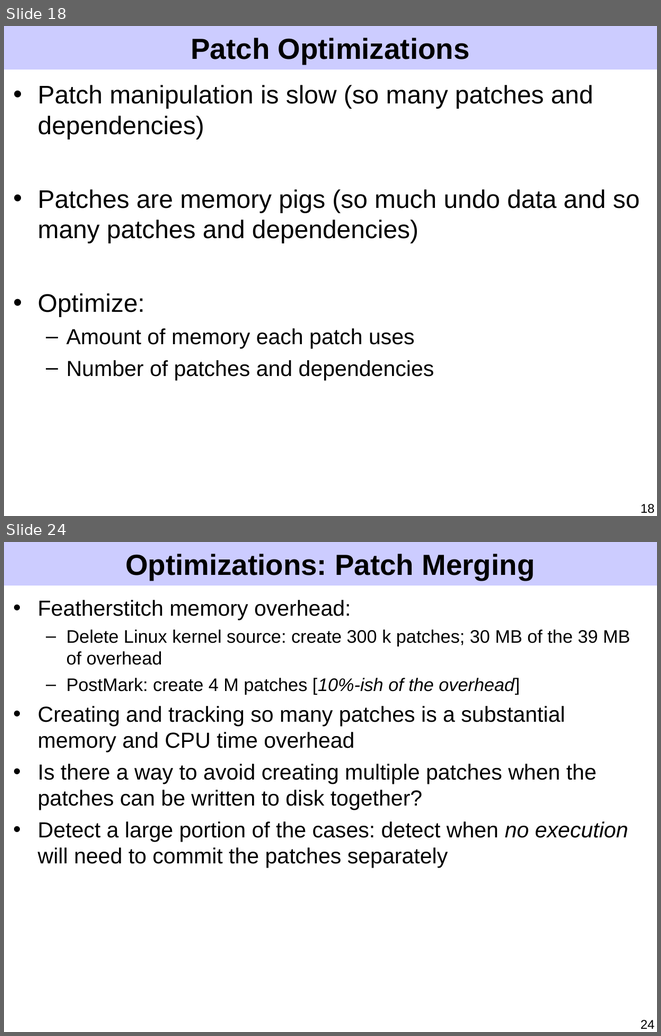
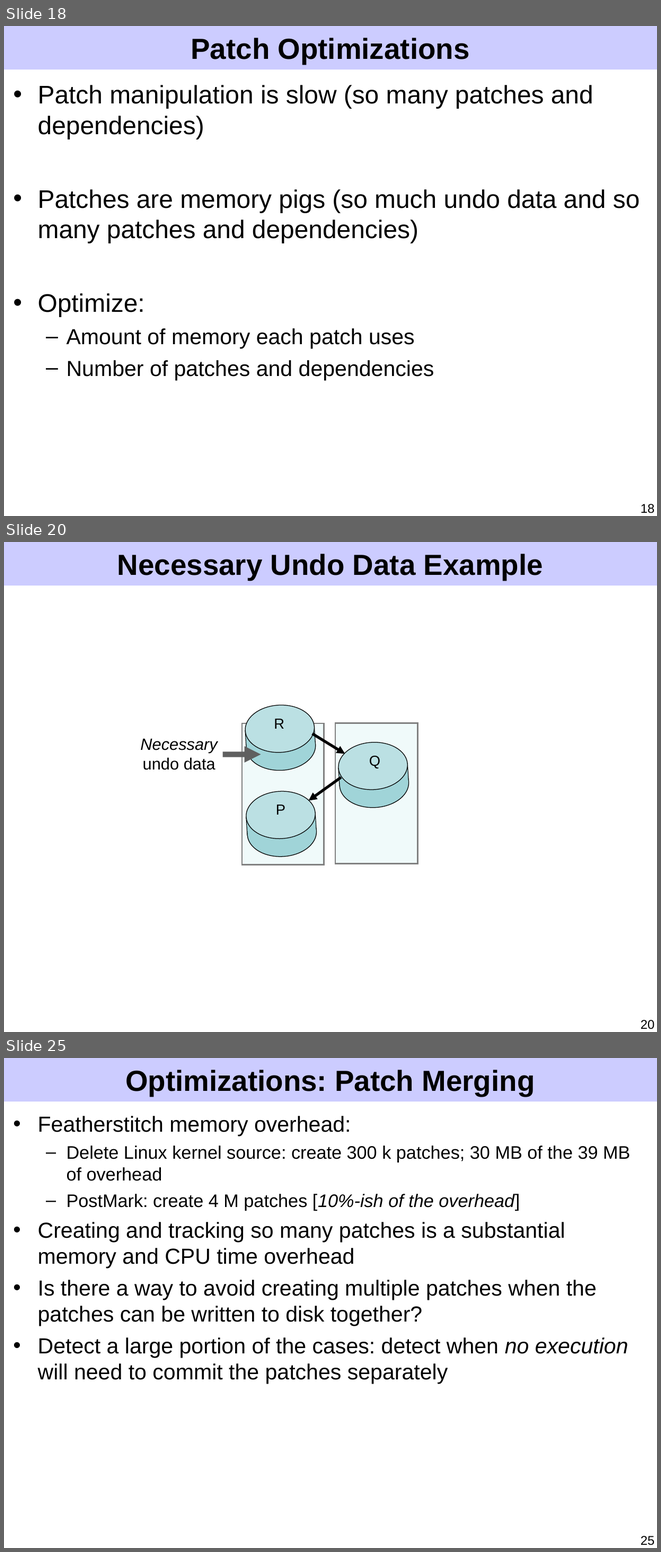
Before and after one commit to ucla-readable/fstitch-doc, a slide deck: sosp/pres.ppt. Shown one above the other, each under a label of ours: slides 18 and 24 before the commit, slides 18, 20 and 25 after it; the slides between them are not shown. The pictures are 661x1036 and 661x1552 pixels, drawn with LibreOffice and Linux fonts; fonts in the diff are those of the drawing. Boxes give left, top, right and bottom in pixels: in the first picture for what was removed or moved away, otherwise in the second. Text is boxed around its words. In the diff, an @@ line names an element or a change of style, - is before the commit and + after.

```diff
--- a/sosp/pres.ppt
+++ b/sosp/pres.ppt
@@ slide 20 added at box(4, 542, 657, 1032), background #FFFFFF; not listed: 1 template element that a slide beside it also shows @@
@@ title added at box(117, 554, 543, 580), 32 pt, text #000000, bold @@
+Necessary Undo Data Example
@@ group added at box(244, 704, 317, 771): 2 rectangles, 2 ellipses @@
@@ rectangle added at box(241, 723, 324, 865), fill #F0FAFA, outline #808080 1.5 pt @@
@@ text added at box(274, 718, 284, 729), 16 pt, text #000000 @@
+R
@@ rectangle added at box(335, 723, 417, 864), fill #F0FAFA, outline #808080 1.5 pt @@
@@ text added at box(140, 738, 217, 770), 18 pt, text #000000, italic @@
+Necessary
+undo data
@@ arrow added from (312, 733) to (345, 753), #000000 3 pt @@
@@ group added at box(337, 741, 410, 809): 2 rectangles, 2 ellipses @@
@@ arrow added from (223, 754) to (261, 754), #5F5F5F 6.01 pt @@
@@ text added at box(369, 756, 380, 768), 16 pt, text #000000 @@
+Q
@@ arrow added from (341, 777) to (308, 801), #000000 3 pt @@
@@ group added at box(245, 790, 318, 858): 2 rectangles, 2 ellipses @@
@@ text added at box(276, 804, 285, 814), 16 pt, text #000000 @@
+P
@@ page number added at box(641, 1020, 655, 1029), 14 pt, text #000000 @@
+20
@@ what was slide 24 is now slide 25 @@
@@ page number at box(641, 1536, 655, 1545): text changed @@
-24
+25
```
Also in this commit, not shown: 9 slides changed, 2 other slides added, 2 slides removed.
